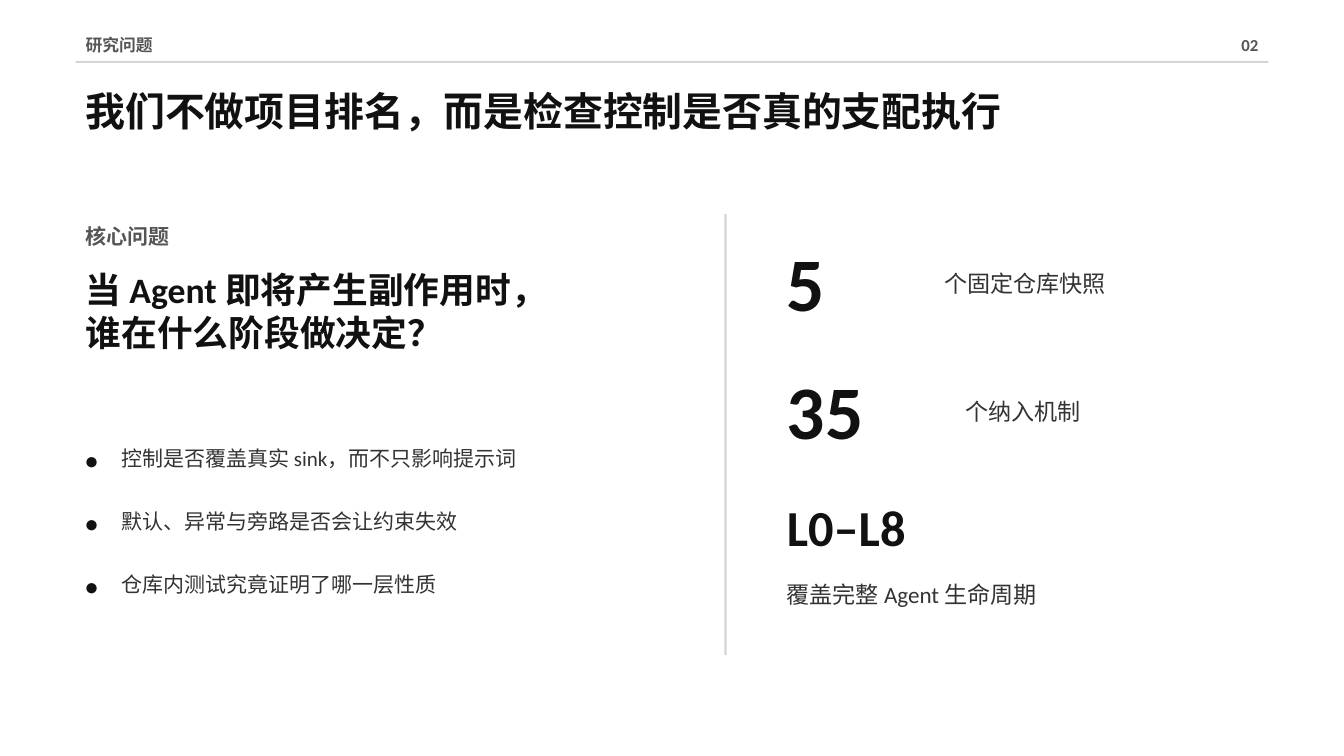
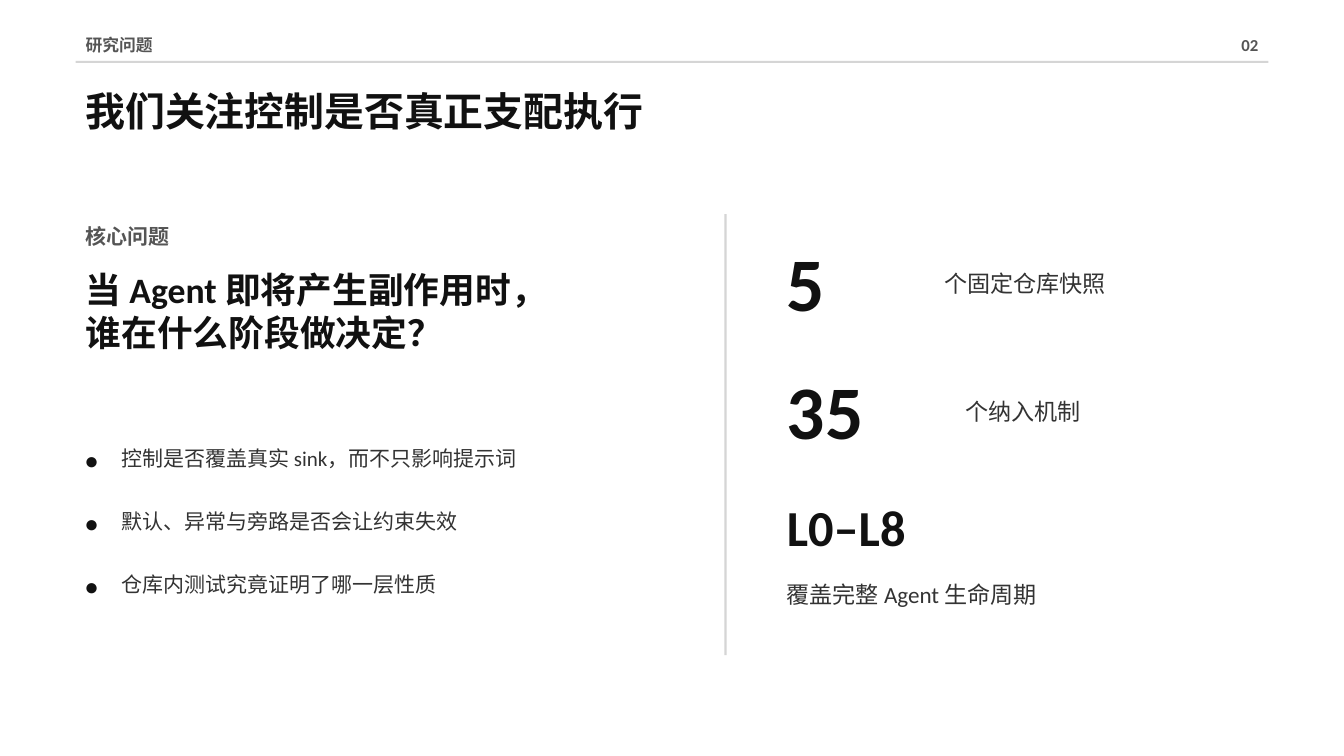
Before and after one commit to Jamesfirstone/Agent---Harness, a slide deck: slide 2 of reports/22_五仓库指令遵从性研究组会汇报_白底黑字版.pptx. Drawn at 1344x756 pixels with LibreOffice and Linux fonts; fonts in the diff are those of the drawing. Boxes give left, top, right and bottom in pixels: in the first picture for what was removed or moved away, otherwise in the second. Text is boxed around its words. In the diff, an @@ line names an element or a change of style, - is before the commit and + after.

```diff
--- a/reports/22_五仓库指令遵从性研究组会汇报_白底黑字版.pptx
+++ b/reports/22_五仓库指令遵从性研究组会汇报_白底黑字版.pptx
@@ text at (86,92,643,130): text changed @@
-我们不做项目排名，而是检查控制是否真的支配执行
+我们关注控制是否真正支配执行
```
Also in this commit, not shown: 3 other slides changed, 1 other file.
